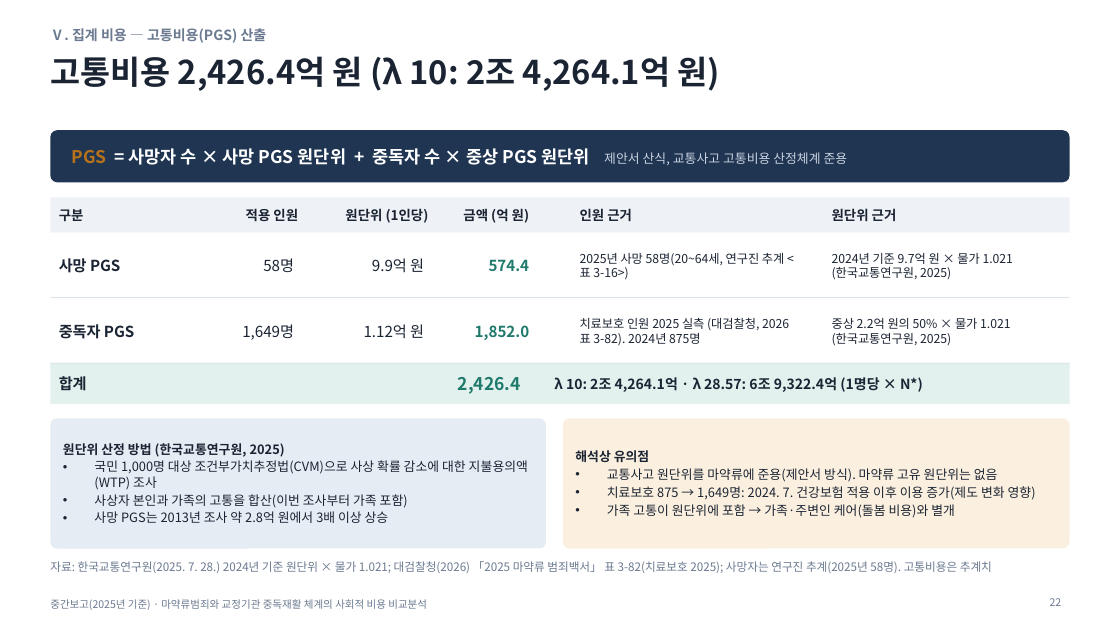
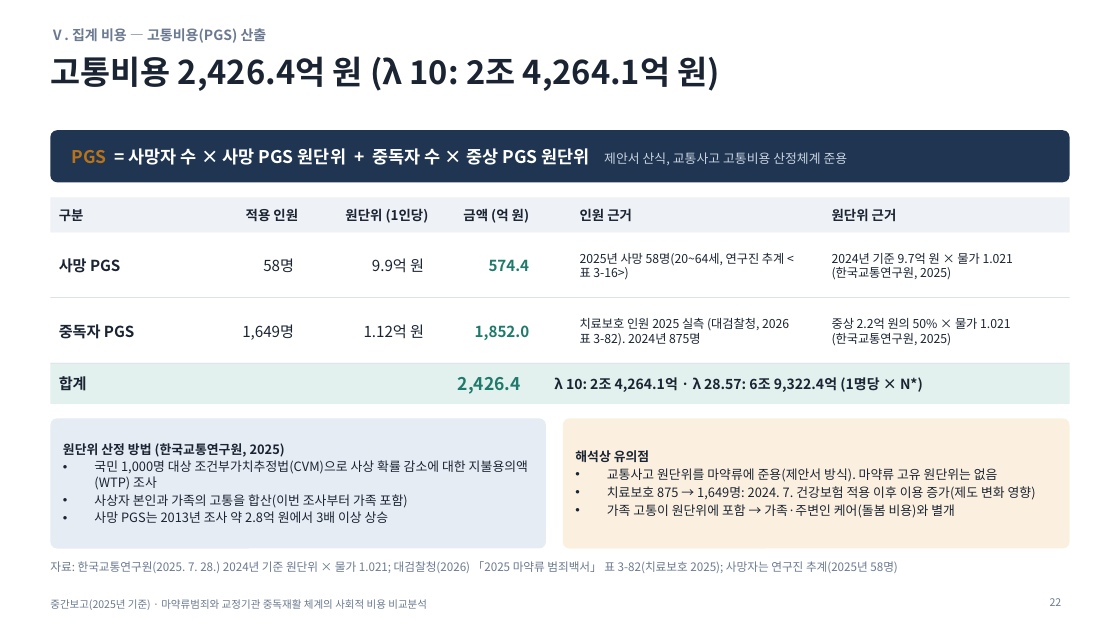
Before and after one commit to adminmrobo/drug-crime-social-cost, a slide deck: slide 22 of deliverables/2026-11-16_보고용/중간보고_마약류사회적비용_2025기준_보고용.pptx. Drawn at 1120x630 pixels with LibreOffice and Linux fonts; fonts in the diff are those of the drawing. Boxes give left, top, right and bottom in pixels: in the first picture for what was removed or moved away, otherwise in the second. Text is boxed around its words. In the diff, an @@ line names an element or a change of style, - is before the commit and + after.

Commit message:
보고용: 추계치·미확정 표현 삭제(엑셀 제외)

```diff
--- a/deliverables/2026-11-16_보고용/중간보고_마약류사회적비용_2025기준_보고용.pptx
+++ b/deliverables/2026-11-16_보고용/중간보고_마약류사회적비용_2025기준_보고용.pptx
@@ text at box(50, 561, 898, 573): text changed @@
-자료: 한국교통연구원(2025. 7. 28.) 2024년 기준 원단위 × 물가 1.021; 대검찰청(2026) 「2025 마약류 범죄백서」 표 3-82(치료보호 2025); 사망자는 연구진 추계(2025년 58명). 고통비용은 추계치
+자료: 한국교통연구원(2025. 7. 28.) 2024년 기준 원단위 × 물가 1.021; 대검찰청(2026) 「2025 마약류 범죄백서」 표 3-82(치료보호 2025); 사망자는 연구진 추계(2025년 58명)
```
Also in this commit, not shown: 14 other slides changed, 7 other files.
